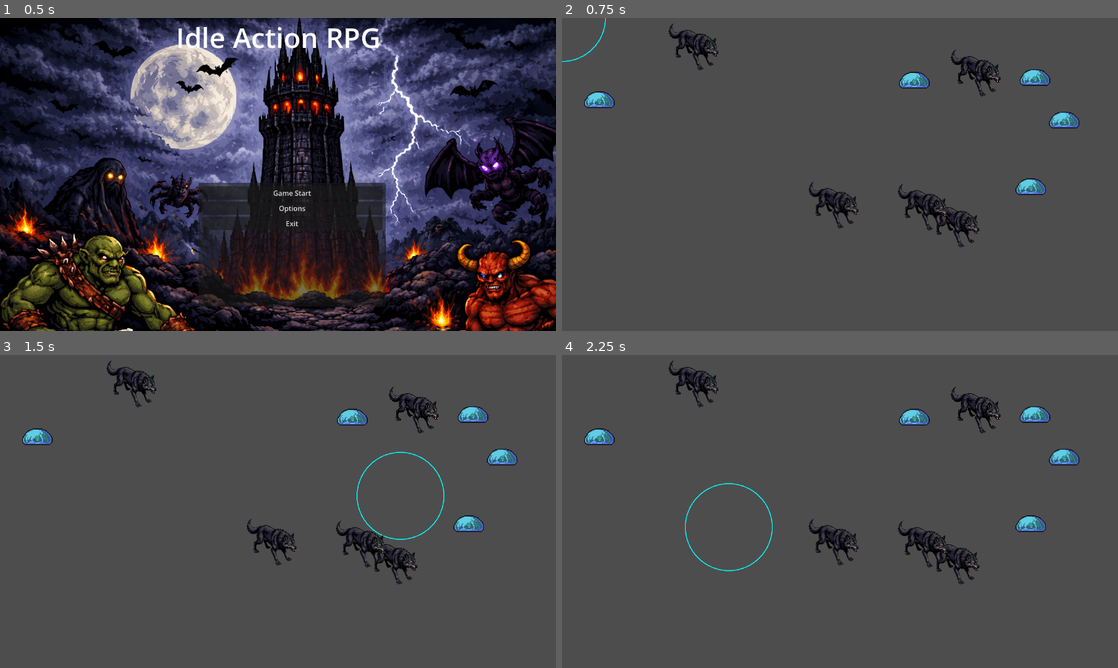
Above: before the commit, frames 1-4 (two rows, left to right).
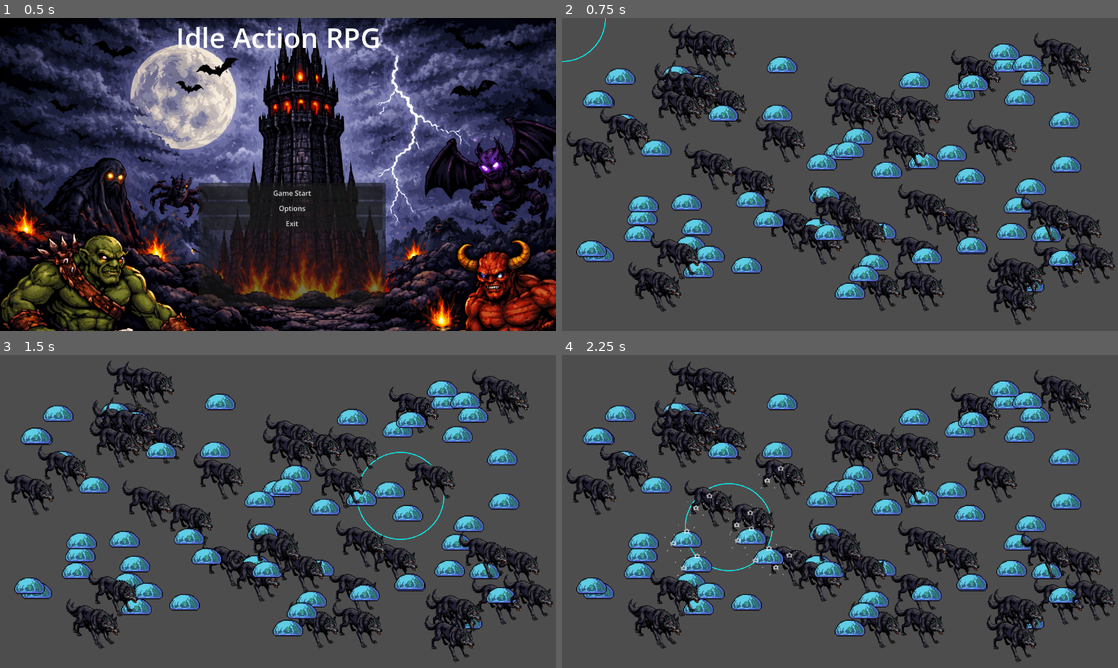
Above: after the commit, the same moments.

Repository: Chopstick83/godot_idle_arpg
Game: Godot game, scene res://mainmenu.tscn
Two runs of this game, one before a commit and one after it. Both use one fixed random seed, a clock stepped at 60 frames per second and the inputs below.
Inputs (mouse positions are in pixels of both pictures, inside the frame that each line leads up to):
- Up to frame 1 (0.5 s): no input
- Up to frame 2 (0.75 s): click "Game Start" at 0.5 s
- Up to frame 3 (1.5 s): tap Enter at 1.25 s; move the mouse to (400, 495) at 1.27 s
- Up to frame 4 (2.25 s): move the mouse to (728, 527) at 2.02 s

Frame 1 is identical in both runs. In frame 2, 23% of the frame differs, in the area x 0-100%, y 2-99%; in frame 3, 23%; in frame 4, 23%.

Commit message:
feat: 대미지 처리 추가

Diff:
--- a/Enemy/enemy.gd
+++ b/Enemy/enemy.gd
@@ -2,11 +2,8 @@
 
 @export var hp = 100
 
-# Called when the node enters the scene tree for the first time.
-func _ready() -> void:
-	pass # Replace with function body.
-
-
-# Called every frame. 'delta' is the elapsed time since the previous frame.
-func _process(delta: float) -> void:
-	pass
+func enemy_damaged(damage: float):
+	if damage >= hp:
+		queue_free()
+	else:
+		hp -= damage
--- a/main.gd
+++ b/main.gd
@@ -30,7 +30,7 @@
 	area_2d.global_position = current_mouse_pos
 
 func _ready() -> void:
-	var num_enemies = 10
+	var num_enemies = 100
 	collision_shape_2d.shape.radius = mouse_radius
 
 	var viewport_size = get_viewport_rect().size
@@ -67,6 +67,9 @@
 		# 공격 사운드 처리
 		attack_sound_player.play()
 
+		var attack_damage = 30
+		enemy.get_parent().enemy_damaged(attack_damage)
+
 
 func _on_area_2d_area_entered(area: Area2D) -> void:
 	if not enemies_in_area.has(area):
